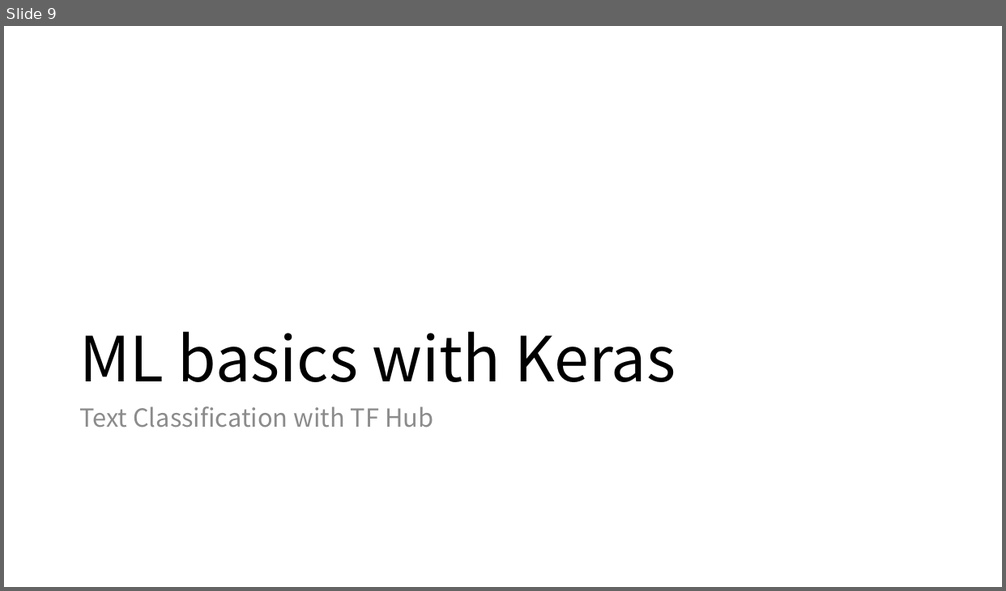
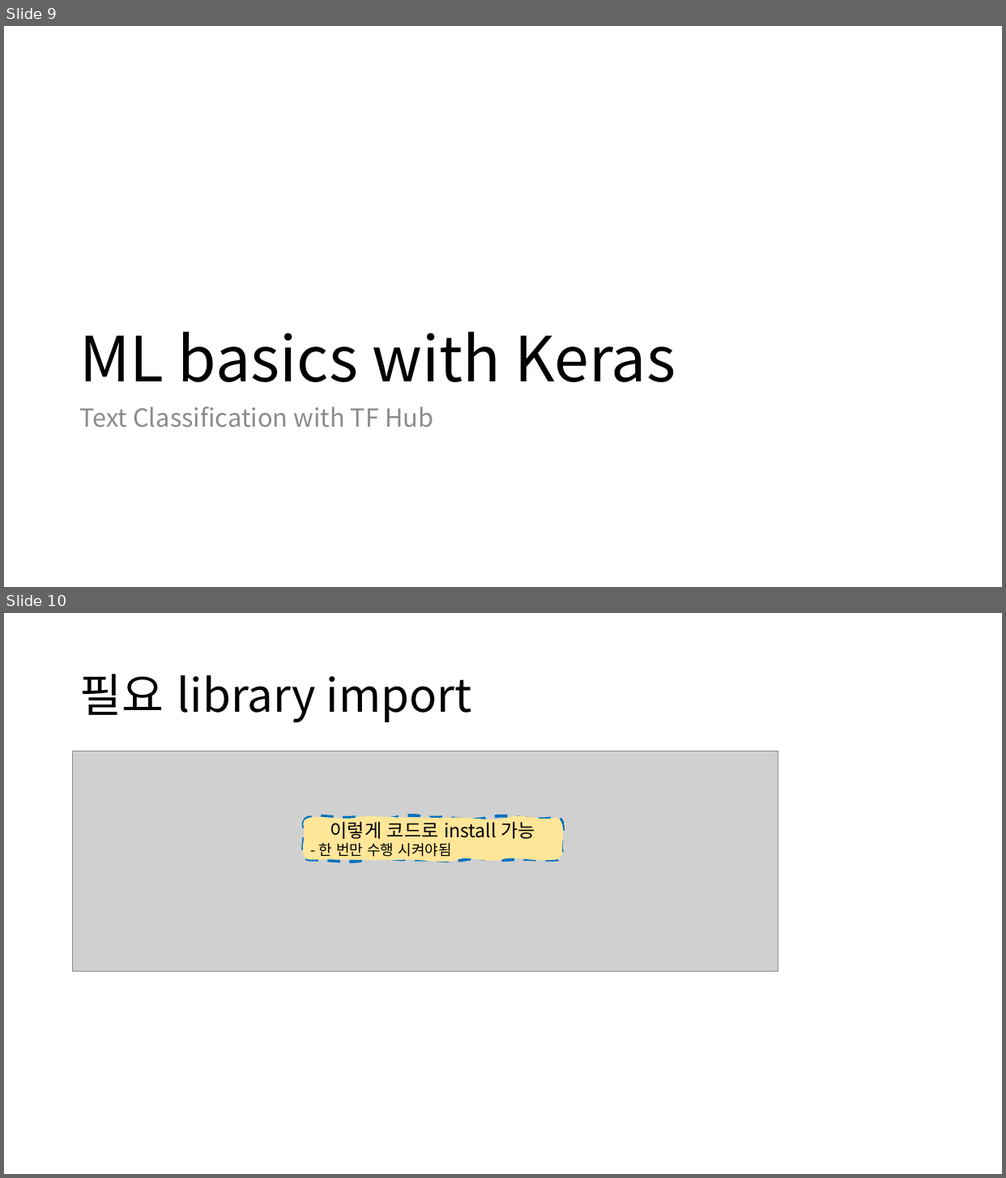
Before and after one commit to 201411094/tensorflowStudy, a slide deck: TensorFlow Beginner 공부.pptx. Shown one above the other, each under a label of ours: slide 9 before the commit, slides 9 and 10 after it. The pictures are 1006x591 and 1006x1178 pixels, drawn with LibreOffice and Linux fonts; fonts in the diff are those of the drawing; grey boxes stand for pictures. Boxes give left, top, right and bottom in pixels: in the first picture for what was removed or moved away, otherwise in the second. Text is boxed around its words. In the diff, an @@ line names an element or a change of style, - is before the commit and + after.

```diff
--- a/TensorFlow Beginner 공부.pptx
+++ b/TensorFlow Beginner 공부.pptx
@@ slide 10 added at [4,613,1002,1174], background #FFFFFF @@
@@ title added at [80,674,472,723], 44 pt, text #000000 @@
+필요 library import
@@ picture added at [73,752,779,972] @@
@@ freeform shape added at [304,817,562,860], fill #FFE699, outline #0070C0 3 pt dashed, 18 pt, text #000000 @@
+이렇게 코드로 install 가능
+- 한 번만 수행 시켜야됨
```
Also in this commit, not shown: 9 other files.
